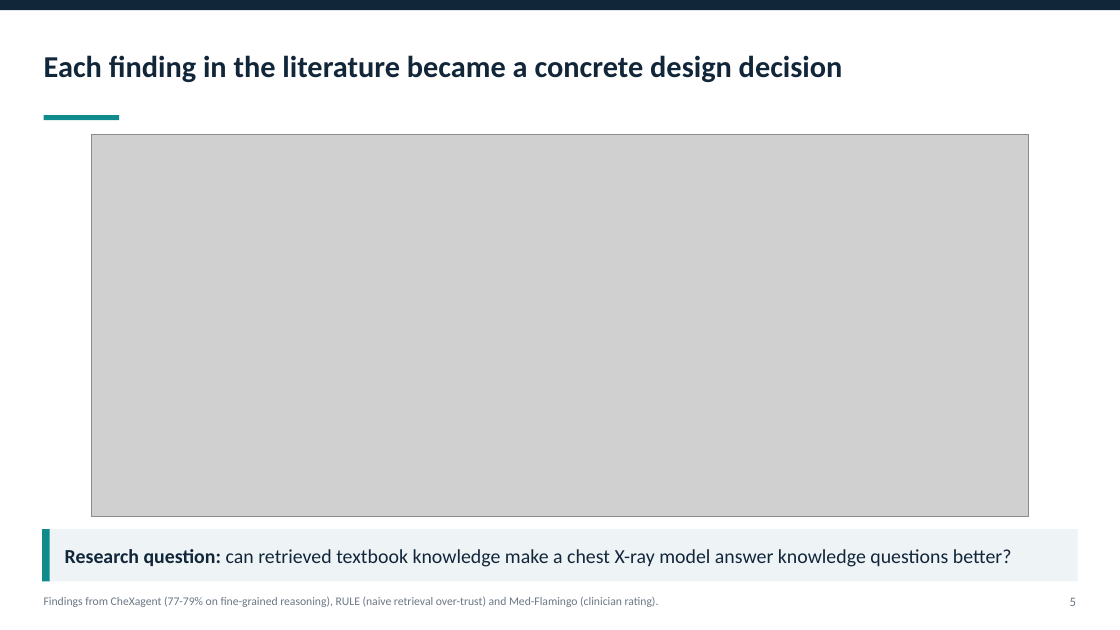
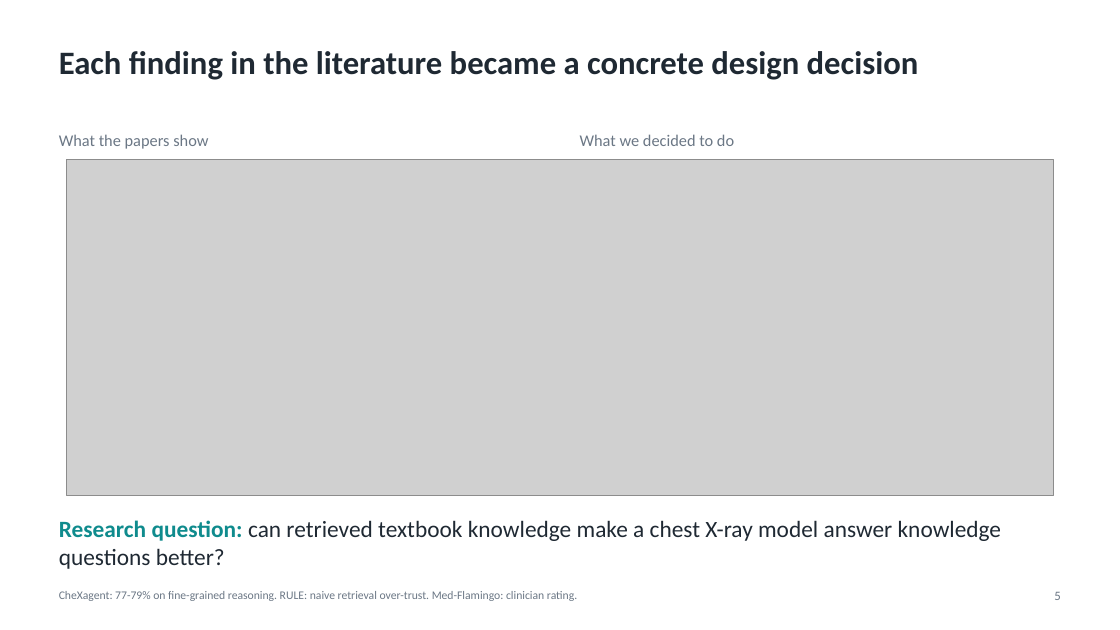
Before and after one commit to Ankritjarngal/medvqa-cxr-chexagent, a slide deck: slide 5 of deliverables/presentation/Medical_VQA_CXR_Project_Presentation.pptx. Drawn at 1120x630 pixels with LibreOffice and Linux fonts; fonts in the diff are those of the drawing; grey boxes stand for pictures. Boxes give left, top, right and bottom in pixels: in the first picture for what was removed or moved away, otherwise in the second. Text is boxed around its words. In the diff, an @@ line names an element or a change of style, - is before the commit and + after.

```diff
--- a/deliverables/presentation/Medical_VQA_CXR_Project_Presentation.pptx
+++ b/deliverables/presentation/Medical_VQA_CXR_Project_Presentation.pptx
@@ rectangle removed at [0,0,1120,10] @@
@@ text "Each finding in the literature ...": place and size @@
-text "Each finding in the literature ..." at [44,55,843,82]
+text "Each finding in the literature ..." at [59,51,919,80]
@@ text "Each finding in the literature ..." at [59,51,919,80]: size 26 to 28 pt, text colour #12263A to #1F2933; vertical alignment middle to top @@
@@ rectangle removed at [44,115,119,120] @@
@@ text added at [59,134,208,149], 14 pt, text #6B7785 @@
+What the papers show
@@ text added at [580,134,734,146], 14 pt, text #6B7785 @@
+What we decided to do
@@ picture: place and size @@
-picture at [92,134,1028,517]
+picture at [66,160,1054,496]
@@ rectangle removed at [42,529,1078,581] @@
@@ rectangle removed at [42,529,50,581] @@
@@ text "Research question: can retrieved textbook ...": place and size @@
-text "Research question: can retrieved textbook ..." at [65,549,1012,567]
+text "Research question: can retrieved textbook ..." at [59,520,1001,569]
@@ text "Research question: can retrieved textbook ..." at [59,520,1001,569]: size 17 to 20 pt; text colour #12263A to #0F8B8D in "Research question:"; text colour #12263A to #1F2933 in "can retrieved textbook knowledge make a chest ..."; vertical alignment middle to top @@
@@ text at [59,591,577,601]: text changed @@
-Findings from CheXagent (77-79% on fine-grained reasoning), RULE (naive retrieval over-trust) and Med-Flamingo (clinician rating).
+CheXagent: 77-79% on fine-grained reasoning. RULE: naive retrieval over-trust. Med-Flamingo: clinician rating.
@@ text "5": place and size @@
-text "5" at [1070,598,1076,606]
+text "5" at [1054,592,1060,600]
```
Also in this commit, not shown: 9 other slides changed, 2 slides added, 2 slides removed, 56 other files.
